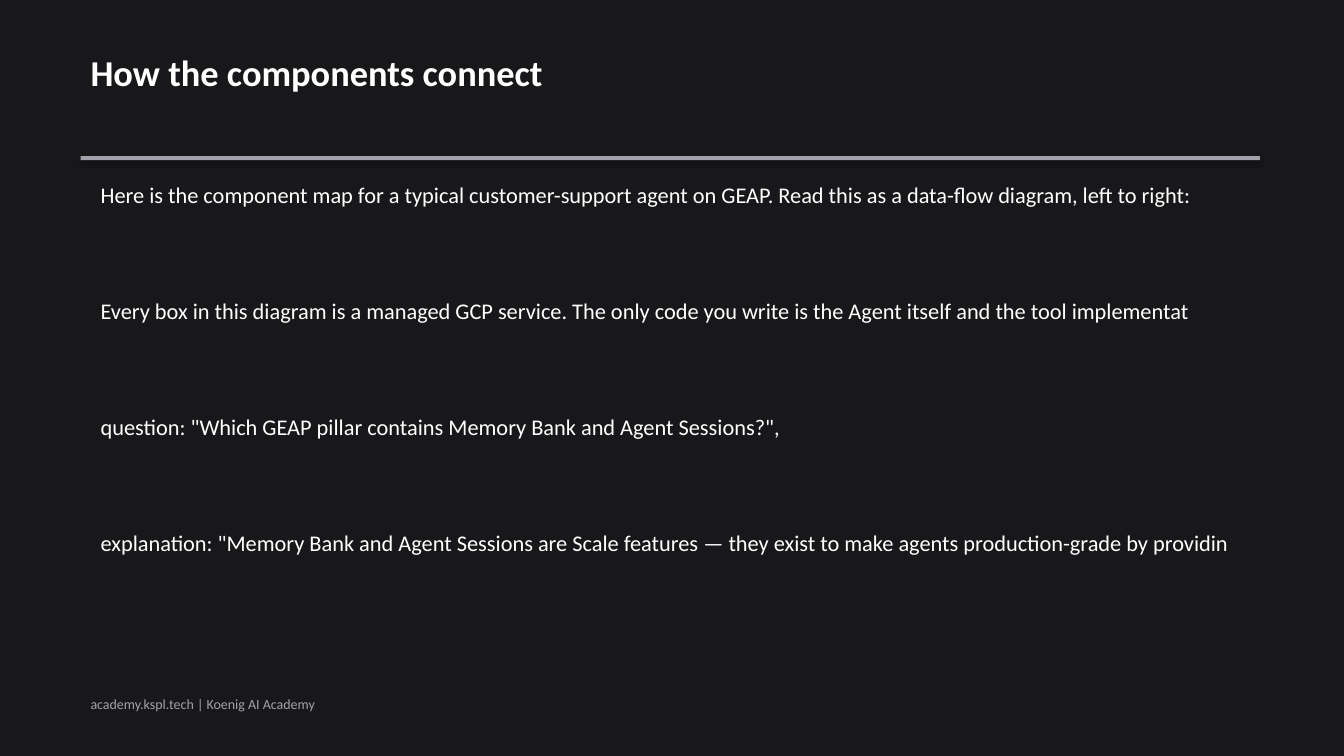
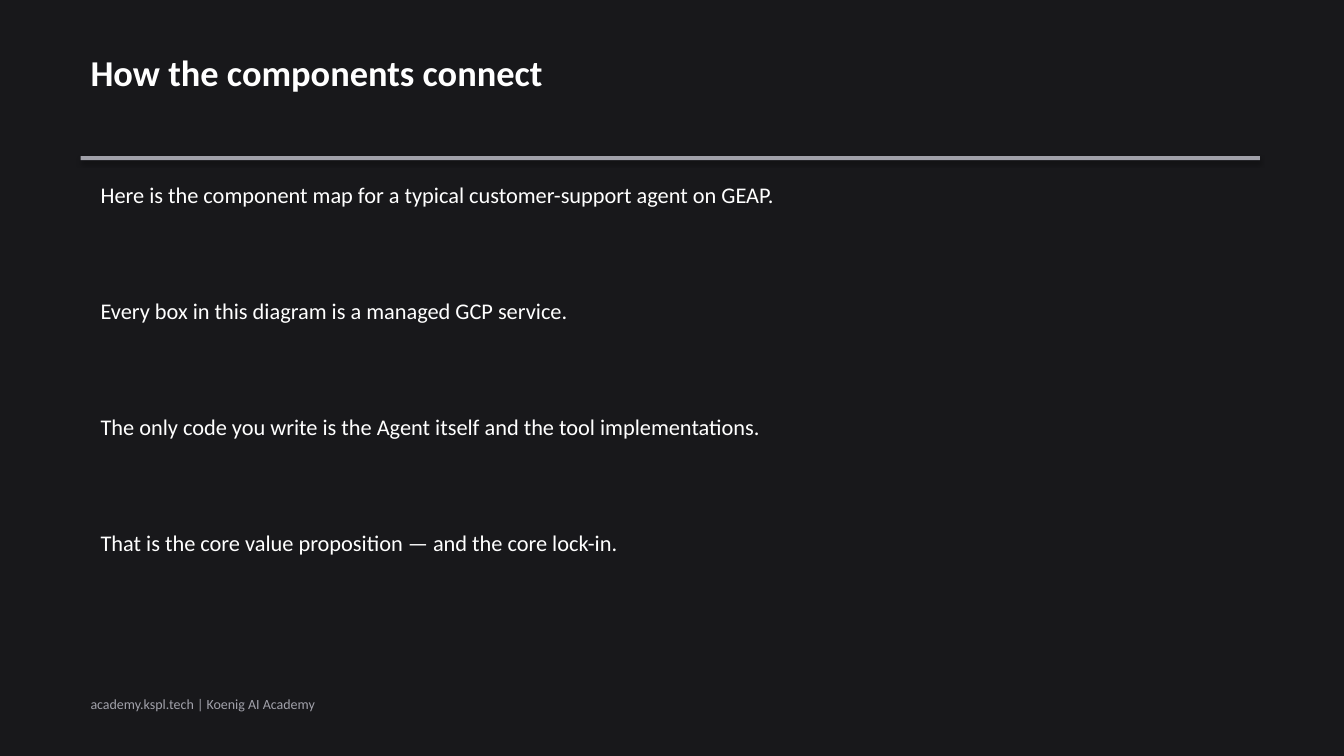
Before and after one commit to Koenig-Solutions-Private-Limited/koenig-ai-org, a slide deck: slide 7 of vault/courses/gemini-enterprise-agents/ch01-slides.pptx. Drawn at 1344x756 pixels with LibreOffice and Linux fonts; fonts in the diff are those of the drawing. Boxes give left, top, right and bottom in pixels: in the first picture for what was removed or moved away, otherwise in the second. Text is boxed around its words. In the diff, an @@ line names an element or a change of style, - is before the commit and + after.

```diff
--- a/vault/courses/gemini-enterprise-agents/ch01-slides.pptx
+++ b/vault/courses/gemini-enterprise-agents/ch01-slides.pptx
@@ text at (101, 187, 773, 207): text changed @@
-Here is the component map for a typical customer-support agent on GEAP. Read this as a data-flow diagram, left to right:
+Here is the component map for a typical customer-support agent on GEAP.
@@ text at (101, 303, 567, 323): text changed @@
-Every box in this diagram is a managed GCP service. The only code you write is the Agent itself and the tool implementat
+Every box in this diagram is a managed GCP service.
@@ text at (101, 419, 759, 439): text changed @@
-question: "Which GEAP pillar contains Memory Bank and Agent Sessions?",
+The only code you write is the Agent itself and the tool implementations.
@@ text at (101, 535, 617, 555): text changed @@
-explanation: "Memory Bank and Agent Sessions are Scale features — they exist to make agents production-grade by providin
+That is the core value proposition — and the core lock-in.
```
Also in this commit, not shown: 5 other slides changed, 2 slides removed, 2 other files.
